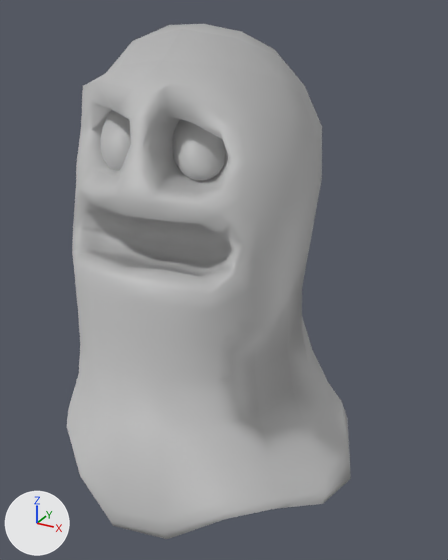
Two versions of the FBX model Assets/Animations/Glhost/Basic_Ghlost_Dazed_Part1.fbx, one commit apart.
Camera for both pictures: a 50 mm camera at (0.99, -1.653, 1.576) aimed at (-0.056, 0.249, 0.625). Arrows for +X, +Y and +Z are at lower left; the lights stay in place.

The first picture shows 'Ghost_Body_Mesh'.
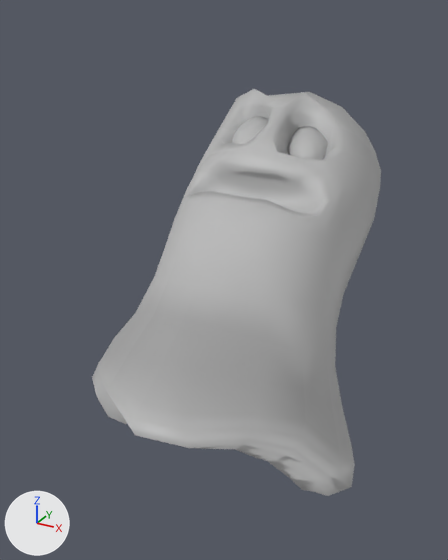
Boxes [x1, y1, x2, y2] around the edits, measured in the pictures (448 x 560 px):
'Ghost_Body_Mesh', turned: before [67, 24, 351, 539]; after [92, 89, 381, 496]

The change, as a list of edits to the scene's bpy script:
```text
Change me_mesh:
    where me_mesh.from_pydata(...)  # 609 vertices, 1170 faces; spans x -55.0..55.0, y 0.0..153.0, z -50.0..51.0
    used by ob_ghost_body_mesh; location = (0.0, 0.0, 0.0); rotation_euler = (1.571, 0.0, 0.0), in degrees (90, 0, 0); scale = (0.01, 0.01, 0.01)
    me_mesh part 1: its shading normals changed
Change ob_ghost_body_mesh:
    ob_ghost_body_mesh.rotation_euler: (1.571, 0.0, 0.0) -> (0.894, 0.0, 0.0)  # degrees (90, 0, 0) -> degrees (51, 0, 0)
```
